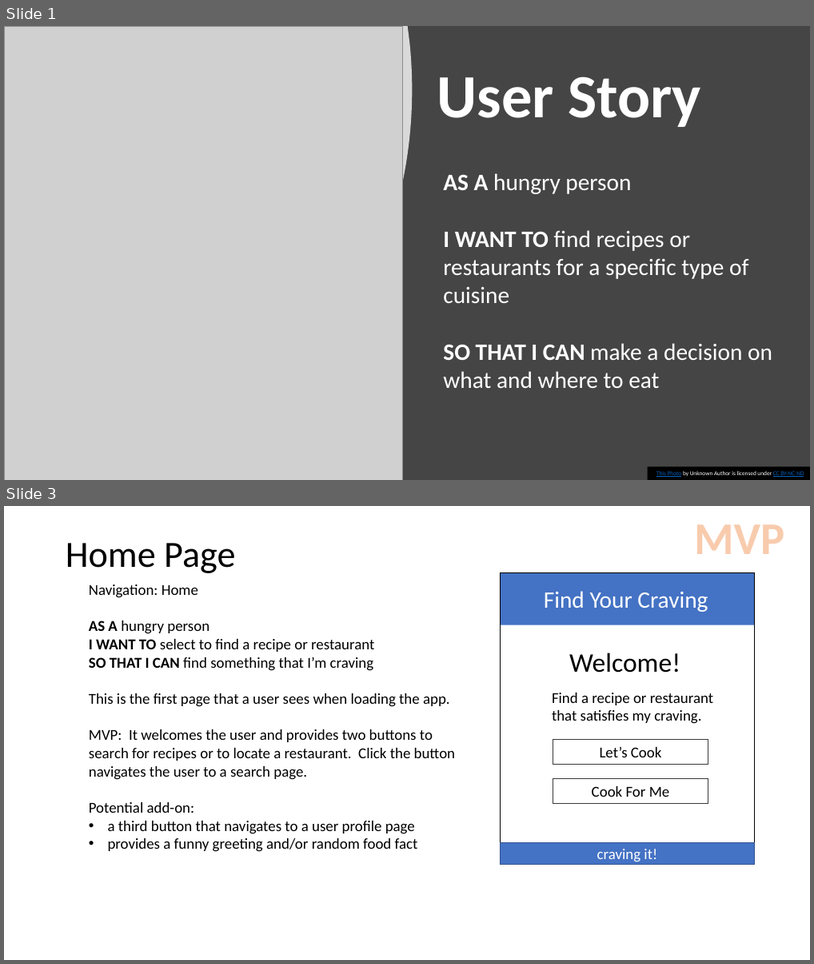
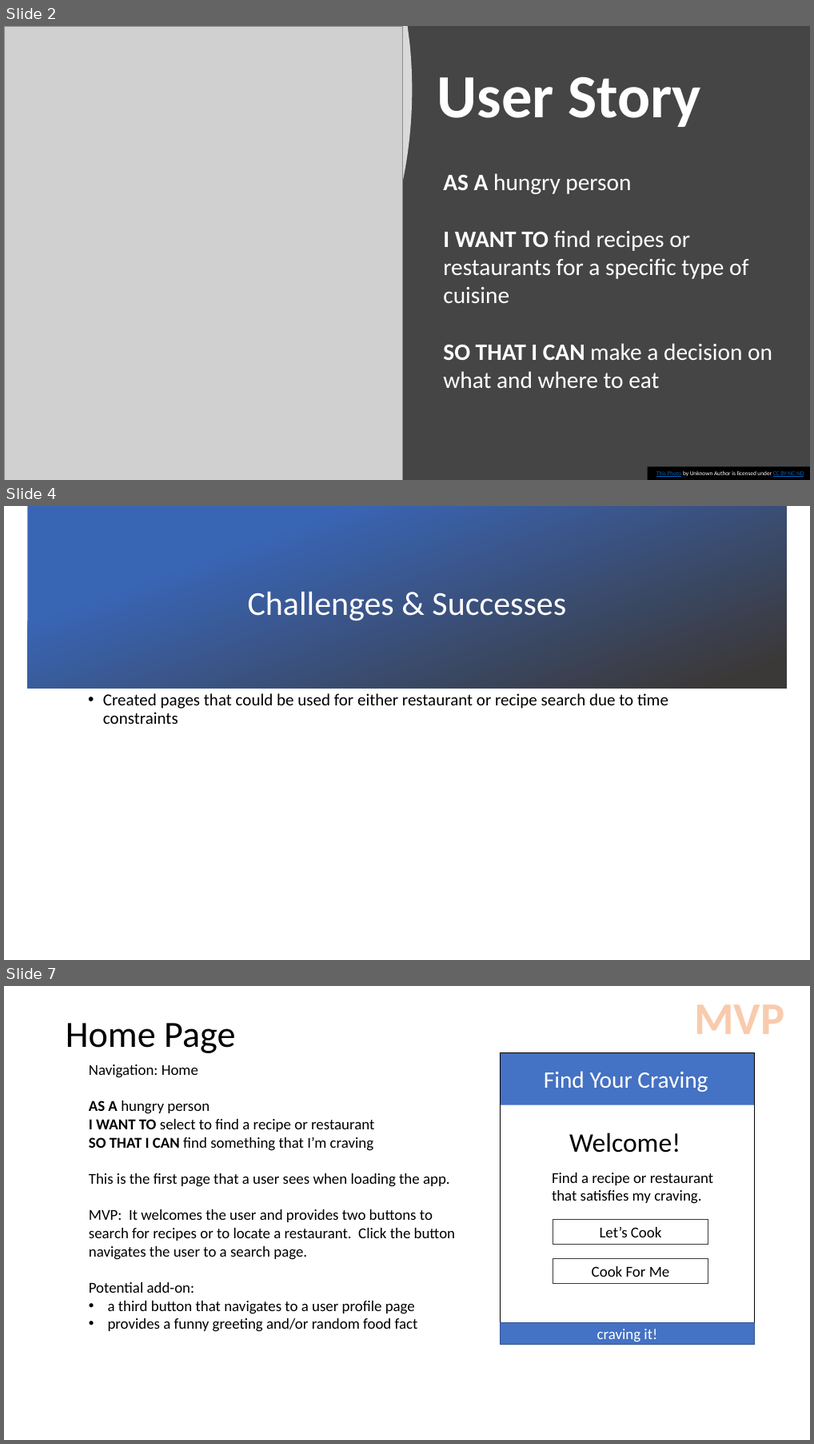
Before and after one commit to christinena-msr/crave_masters, a slide deck: WireFrames.pptx. Shown one above the other, each under a label of ours: slides 1 and 3 before the commit, slides 2, 4 and 7 after it; the slides between them are not shown. The pictures are 814x964 and 814x1444 pixels, drawn with LibreOffice and Linux fonts; fonts in the diff are those of the drawing; grey boxes stand for pictures; background and template pictures are left out. Boxes give left, top, right and bottom in pixels: in the first picture for what was removed or moved away, otherwise in the second. Text is boxed around its words. In the diff, an @@ line names an element or a change of style, - is before the commit and + after.

```diff
--- a/WireFrames.pptx
+++ b/WireFrames.pptx
@@ slide 4 added at (4, 506, 810, 960), background picture (left out) @@
@@ rectangle added at (27, 506, 787, 688), fill gradient #3965B5 to #3B3838 @@
@@ title added at (248, 592, 566, 620), 40 pt, text #FFFFFF @@
+Challenges & Successes
@@ text added at (103, 693, 669, 724), 20 pt, text #000000 @@
+• Created pages that could be used for either restaurant or recipe search due to time constraints
@@ what was slide 1 is now slide 2 @@
@@ what was slide 3 is now slide 7 @@
```
Also in this commit, not shown: 3 other slides added, 2 slides removed, 1 other file.
